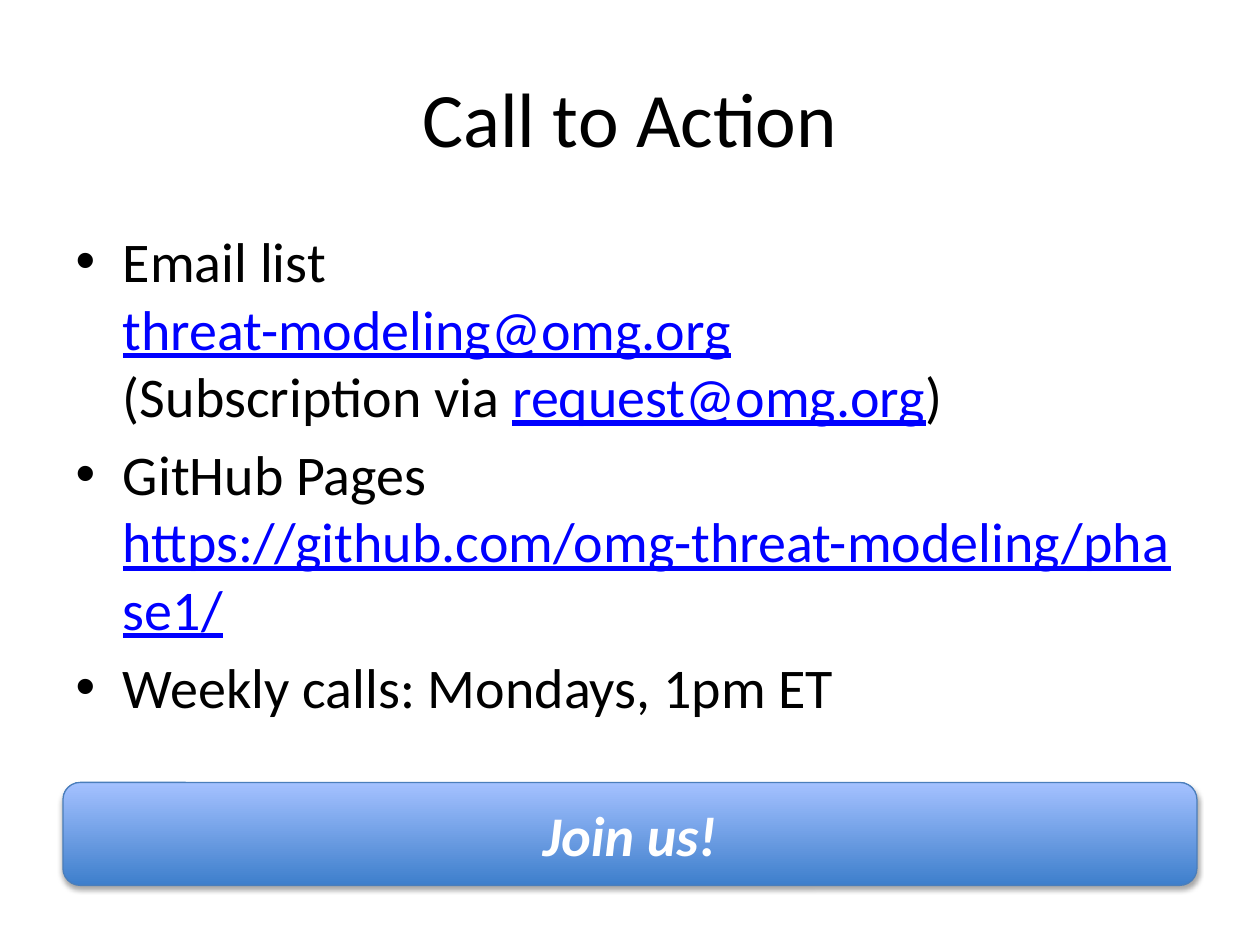
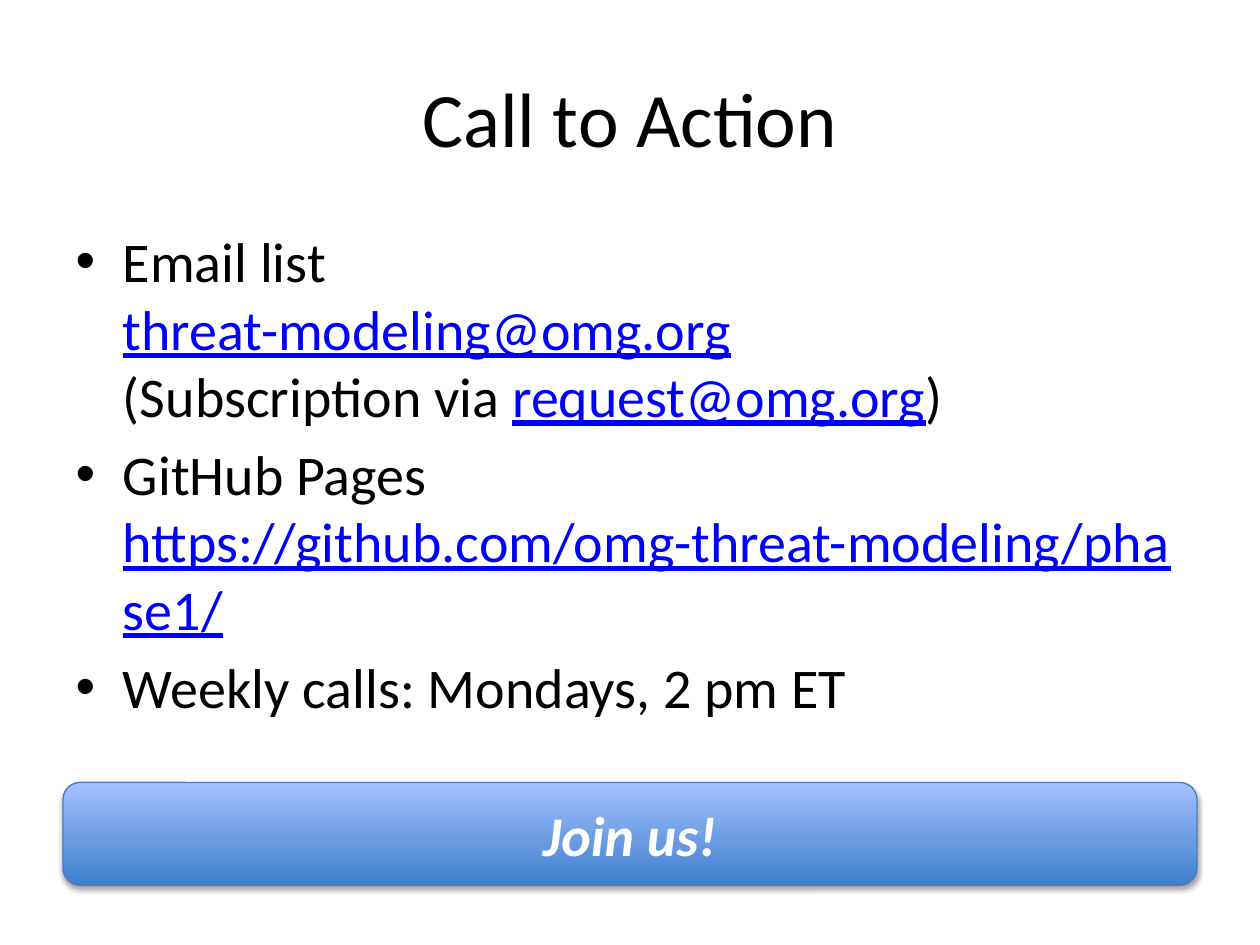
Before and after one commit to omg-threat-modeling/phase1, a slide deck: slide 18 of docs/Threat Modeling and Sharing-20140326.pptx. Drawn at 1260x945 pixels with LibreOffice and Linux fonts; fonts in the diff are those of the drawing. Boxes give left, top, right and bottom in pixels: in the first picture for what was removed or moved away, otherwise in the second. Text is boxed around its words. In the diff, an @@ line names an element or a change of style, - is before the commit and + after.

```diff
--- a/docs/Threat Modeling and Sharing-20140326.pptx
+++ b/docs/Threat Modeling and Sharing-20140326.pptx
@@ text at <box>123,669,846,717</box>: text changed @@
-• Weekly calls: Mondays, 1pm ET
+• Weekly calls: Mondays, 2 pm ET
```
Also in this commit, not shown: 4 other slides changed.
